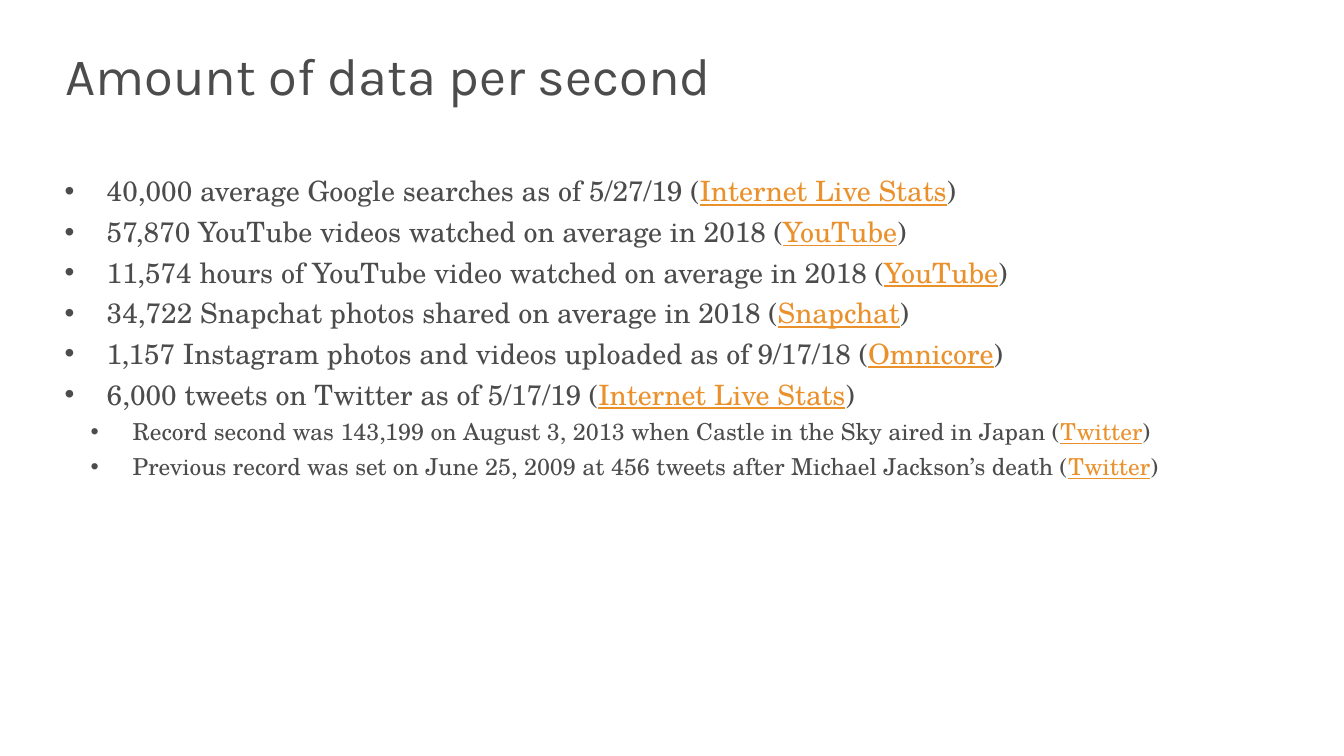
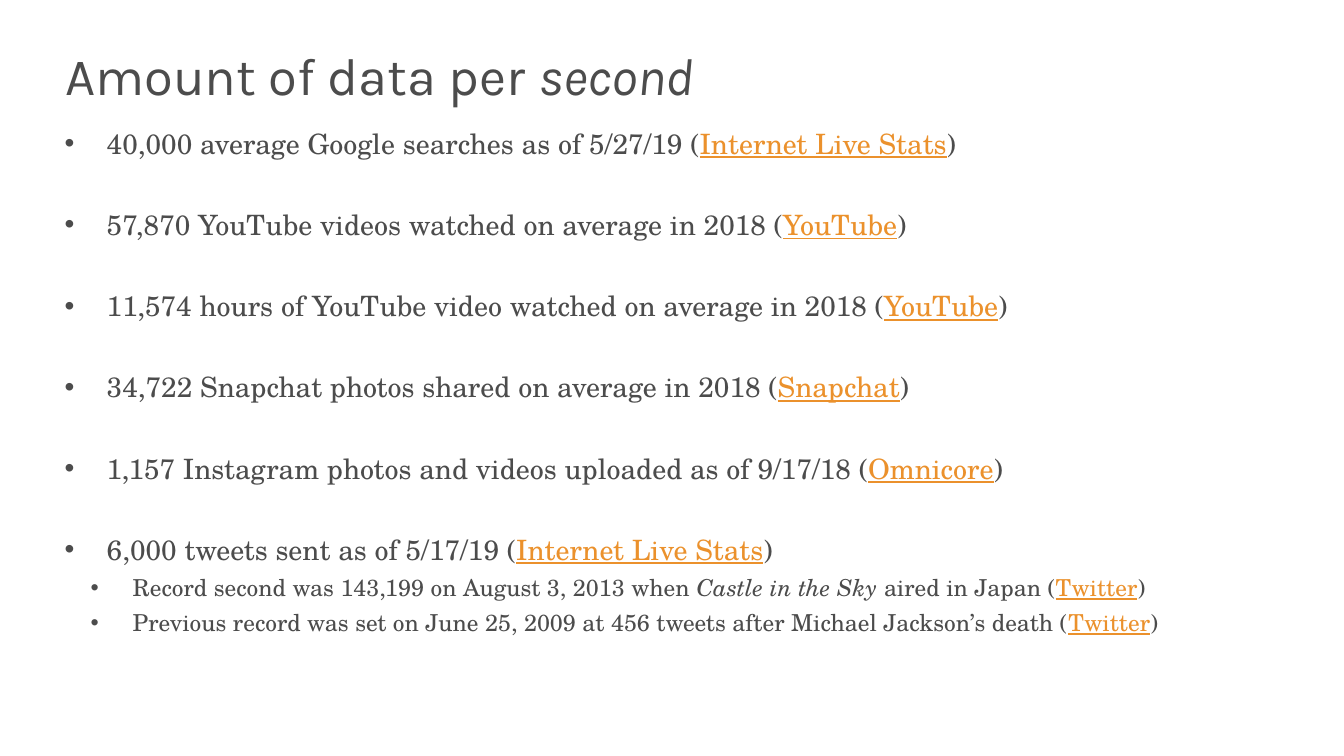
Before and after one commit to spencer-shadley/completed-class, a slide deck: slide 21 of 12-mysql/3-saturday-big-data-mysql/big-data/lecture.pptx (slide 17 before the commit). Drawn at 1344x756 pixels with LibreOffice and Linux fonts; fonts in the diff are those of the drawing; background and template pictures are left out. Boxes give left, top, right and bottom in pixels: in the first picture for what was removed or moved away, otherwise in the second. Text is boxed around its words. In the diff, an @@ line names an element or a change of style, - is before the commit and + after.

```diff
--- a/12-mysql/3-saturday-big-data-mysql/big-data/lecture.pptx
+++ b/12-mysql/3-saturday-big-data-mysql/big-data/lecture.pptx
@@ text "Amount of data per second" at [65,59,694,107]: italic on in "second" @@
@@ text "40,000 average Google searches as ...": place and size @@
-text "40,000 average Google searches as ..." at [107,180,1158,479]
+text "40,000 average Google searches as ..." at [107,133,1158,635]
@@ text at [107,539,772,565]: text changed @@
-• 6,000 tweets on Twitter as of 5/17/19 (Internet Live Stats)
+• 6,000 tweets sent as of 5/17/19 (Internet Live Stats)
@@ text at [133,579,1146,601]: italic on in "Castle in the Sky" @@
```
Also in this commit, not shown: 30 other slides changed, 10 slides added, 6 slides removed.
